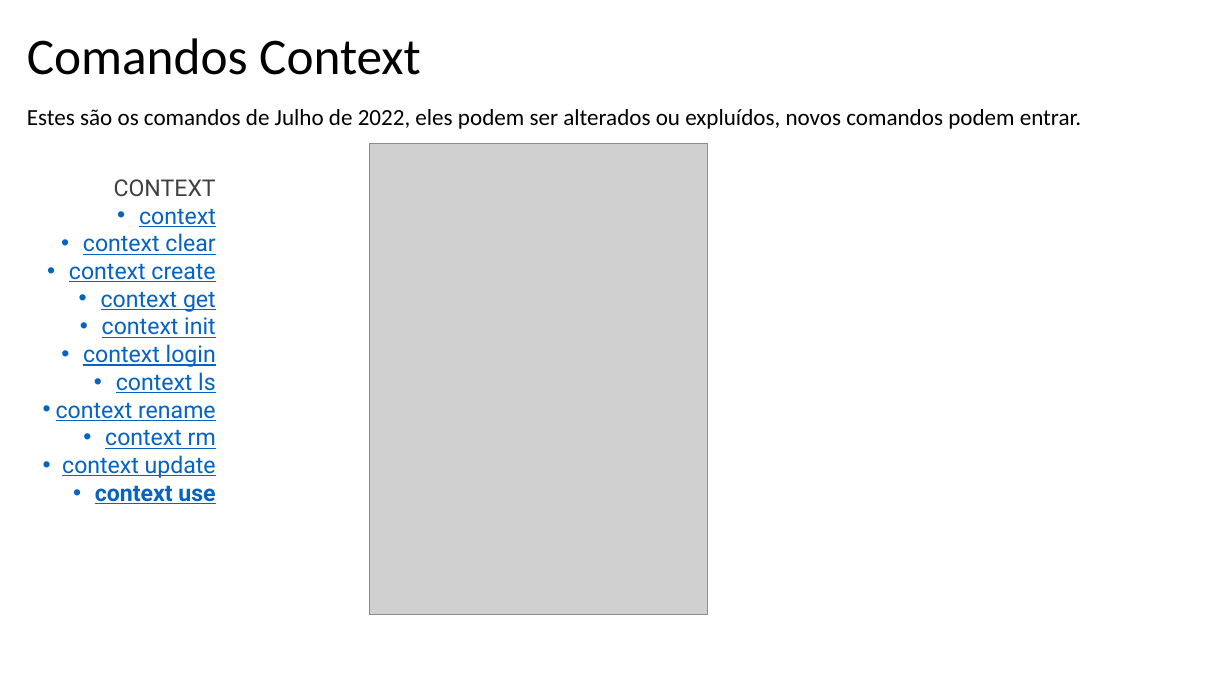
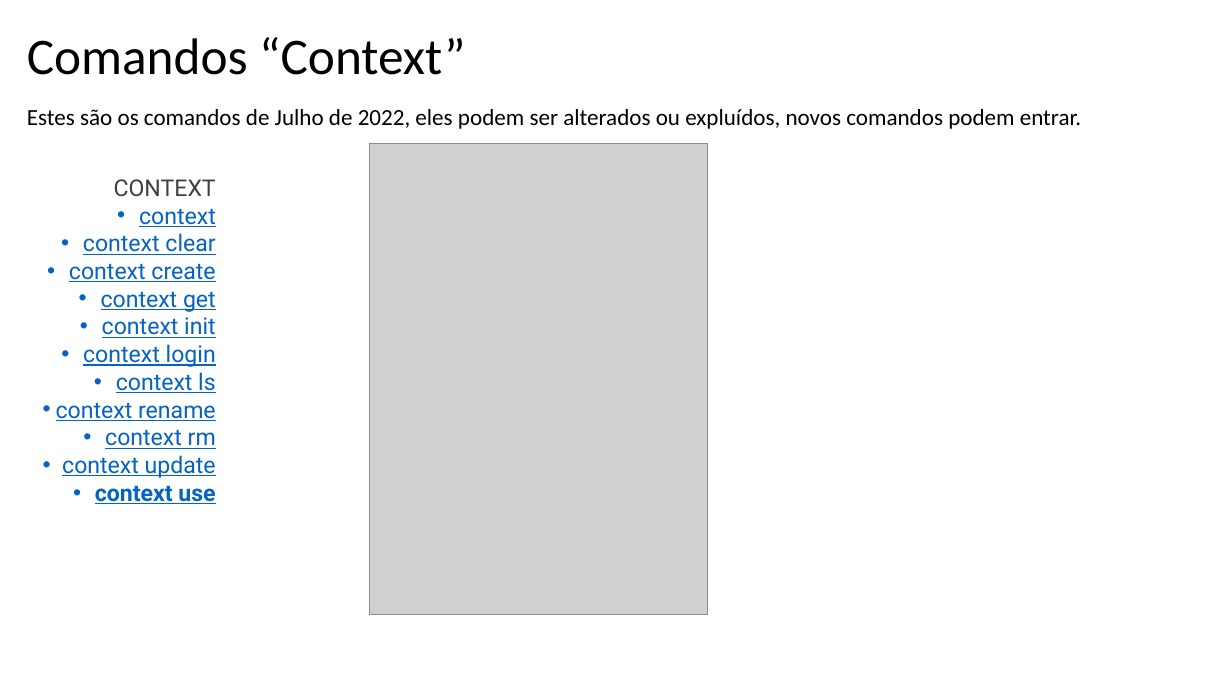
Before and after one commit to digaosss70/Qlik-Cli, a slide deck: slide 8 of Manual/CURSO QLIK-CLI.pptx (slide 5 before the commit). Drawn at 1232x693 pixels with LibreOffice and Linux fonts; fonts in the diff are those of the drawing; grey boxes stand for pictures. Boxes give left, top, right and bottom in pixels: in the first picture for what was removed or moved away, otherwise in the second. Text is boxed around its words. In the diff, an @@ line names an element or a change of style, - is before the commit and + after.

```diff
--- a/Manual/CURSO QLIK-CLI.pptx
+++ b/Manual/CURSO QLIK-CLI.pptx
@@ text at [27, 37, 465, 75]: text changed @@
-Comandos Context
+Comandos “Context”
```
Also in this commit, not shown: 3 other slides changed, 4 slides added, 5 other files.
